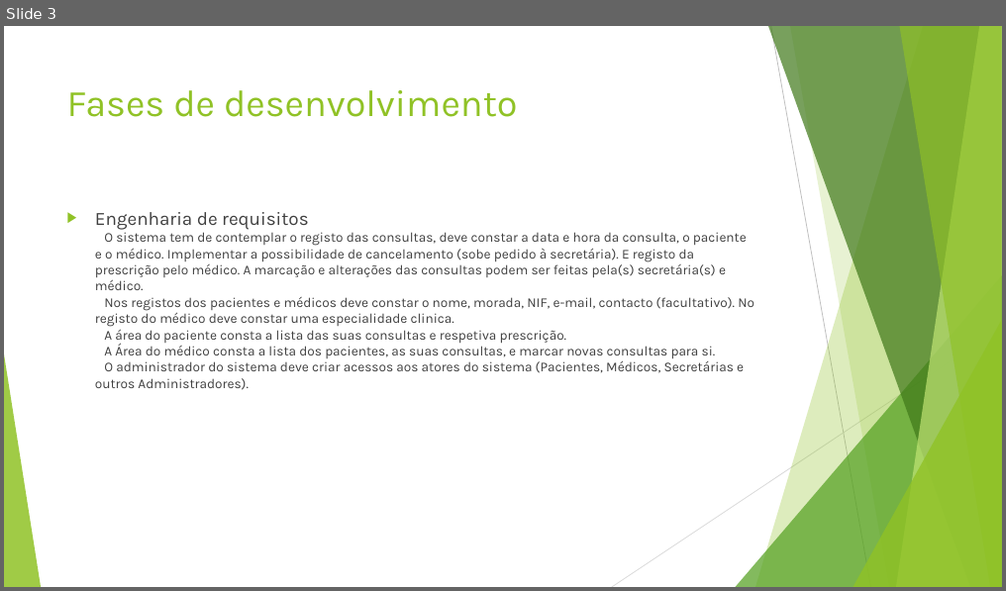
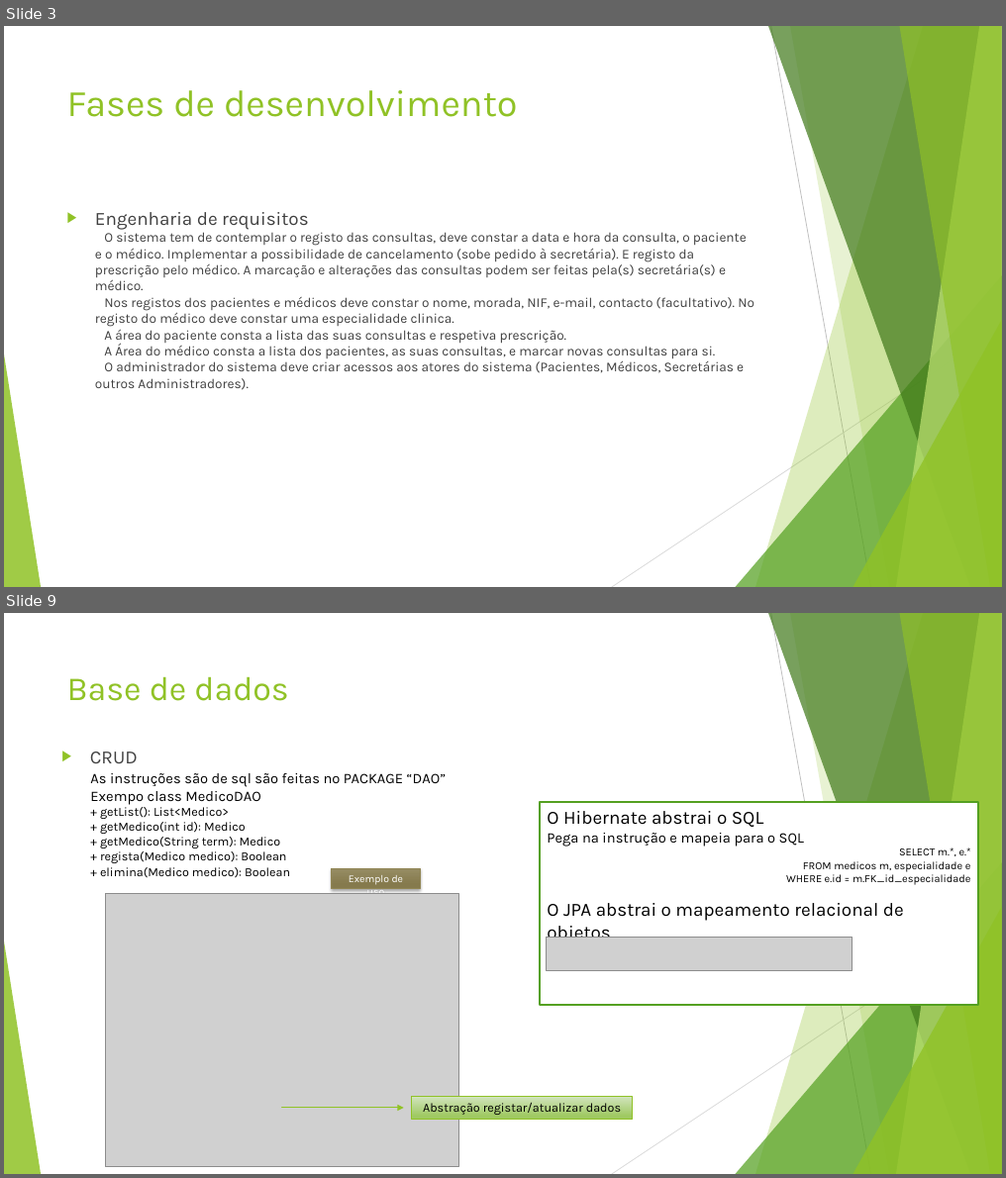
Before and after one commit to alscoundrel/MyClinic, a slide deck: Apresentação.pptx. Shown one above the other, each under a label of ours: slide 3 before the commit, slides 3 and 9 after it; the slides between them are not shown. The pictures are 1006x591 and 1006x1178 pixels, drawn with LibreOffice and Linux fonts; fonts in the diff are those of the drawing; grey boxes stand for pictures. Boxes give left, top, right and bottom in pixels: in the first picture for what was removed or moved away, otherwise in the second. Text is boxed around its words. In the diff, an @@ line names an element or a change of style, - is before the commit and + after.

```diff
--- a/Apresentação.pptx
+++ b/Apresentação.pptx
@@ slide 9 added at box(4, 613, 1002, 1174), background #FFFFFF; not listed: 10 template elements that a slide beside it also shows @@
@@ title added at box(67, 676, 288, 701), 32.4 pt, text #90C226 @@
+Base de dados
@@ text added at box(90, 752, 138, 763), 18 pt, text #404040 @@
+▶ CRUD
@@ text added at box(90, 773, 446, 878), 12 pt, text #000000 @@
+As instruções são de sql são feitas no PACKAGE “DAO”
+Exempo class MedicoDAO
++ getList(): List<Medico>
++ getMedico(int id): Medico
++ getMedico(String term): Medico
++ regista(Medico medico): Boolean
++ elimina(Medico medico): Boolean
@@ rectangle added at box(540, 802, 979, 1005), fill #FFFFFF, outline #54A021 1.5 pt, 10.5 pt, text #000000 @@
+O Hibernate abstrai o SQL
+Pega na instrução e mapeia para o SQL
+SELECT m.*, e.*
+FROM medicos m, especialidade e
+WHERE e.id = m.FK_id_especialidade
+O JPA abstrai o mapeamento relacional de objetos
+Um objeto Medico relacionasse com um objeto especialidade
@@ rectangle added at box(331, 869, 420, 889), fill gradient #988E64 to #857B4E, outline #918655 1 pt, 10 pt, text #FFFFFF @@
+Exemplo de uso
@@ picture added at box(105, 894, 458, 1167) @@
@@ picture added at box(546, 937, 852, 970) @@
@@ arrow added from (282, 1108) to (404, 1108), #90C226 1 pt @@
@@ rectangle added at box(411, 1096, 632, 1119), fill gradient #D3E5BE to #A0C962, outline #90C226 1 pt, 12 pt, text #000000 @@
+Abstração registar/atualizar dados
```
Also in this commit, not shown: 4 slides changed, 5 other slides added, 1 slide removed.
